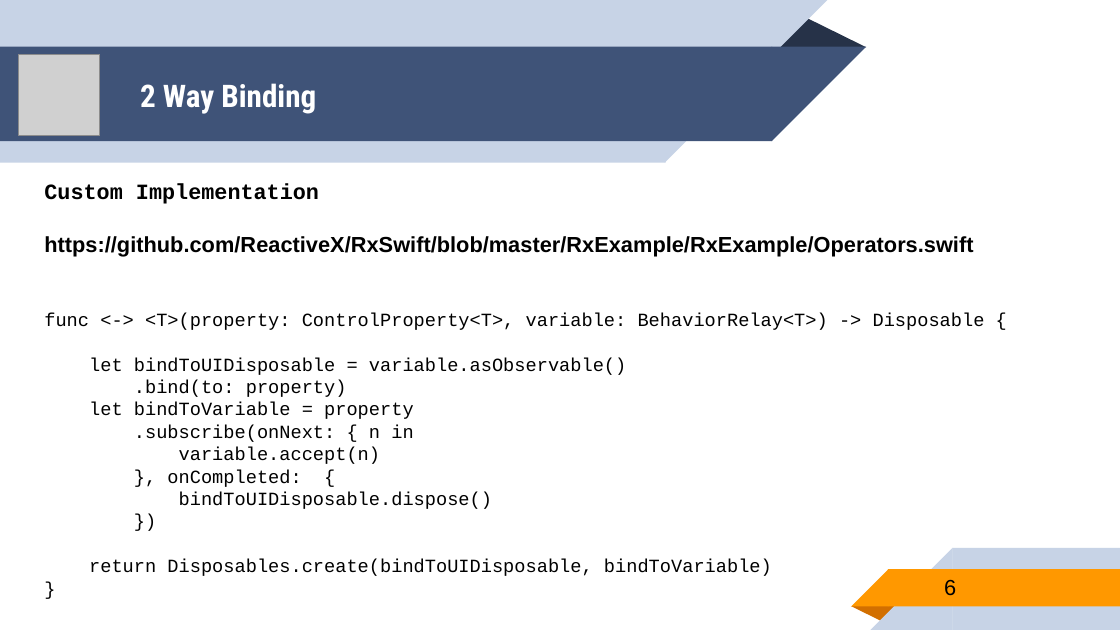
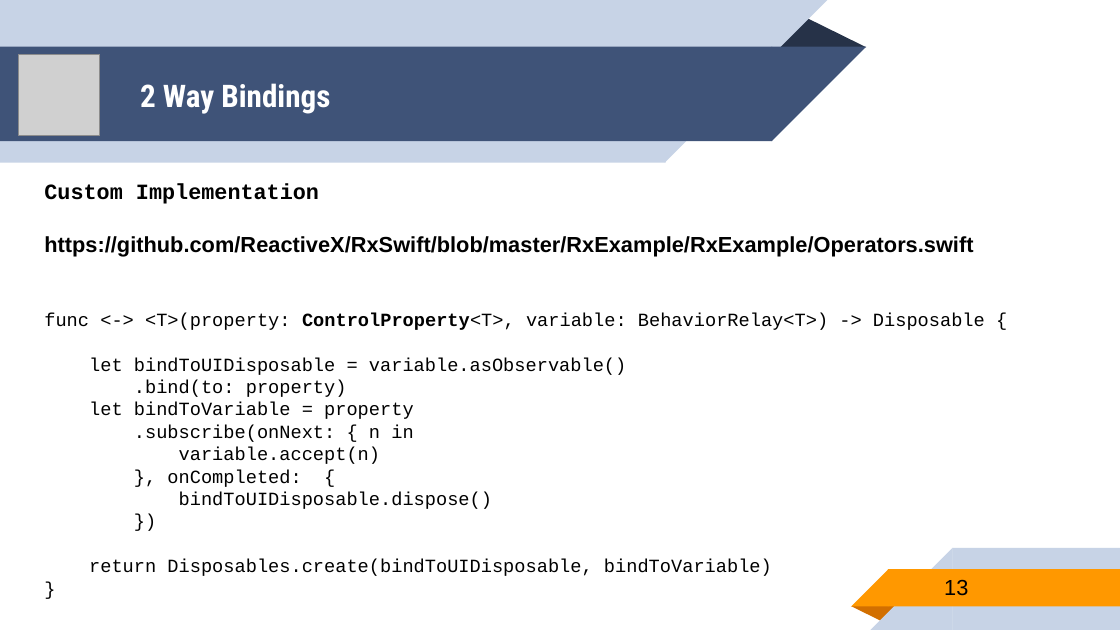
Before and after one commit to younghwankim/RxSwiftClass, a slide deck: slide 13 of AdvancedRxSwift/day4/AdvancedRxSwift4.pptx (slide 6 before the commit). Drawn at 1120x630 pixels with LibreOffice and Linux fonts; fonts in the diff are those of the drawing; grey boxes stand for pictures. Boxes give left, top, right and bottom in pixels: in the first picture for what was removed or moved away, otherwise in the second. Text is boxed around its words. In the diff, an @@ line names an element or a change of style, - is before the commit and + after.

Commit message:
Advanced RxSwift - more contents in day4, binding

```diff
--- a/AdvancedRxSwift/day4/AdvancedRxSwift4.pptx
+++ b/AdvancedRxSwift/day4/AdvancedRxSwift4.pptx
@@ title at <box>140,83,330,114</box>: text changed @@
-2 Way Binding
+2 Way Bindings
@@ text at <box>44,313,985,330</box>: bold on in "ControlProperty<T>," @@
@@ page number at <box>944,579,968,596</box>: text changed @@
-6
+13
```
Also in this commit, not shown: 3 other slides changed, 7 slides added, 5 other files.
